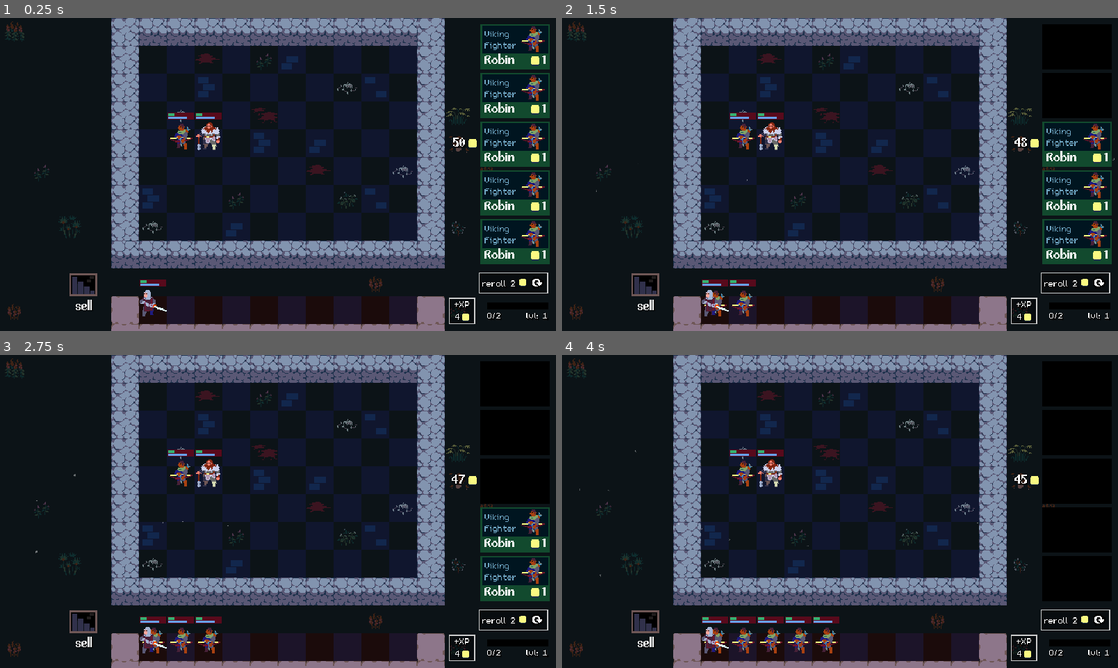
Above: before the commit, frames 1-4 (two rows, left to right).
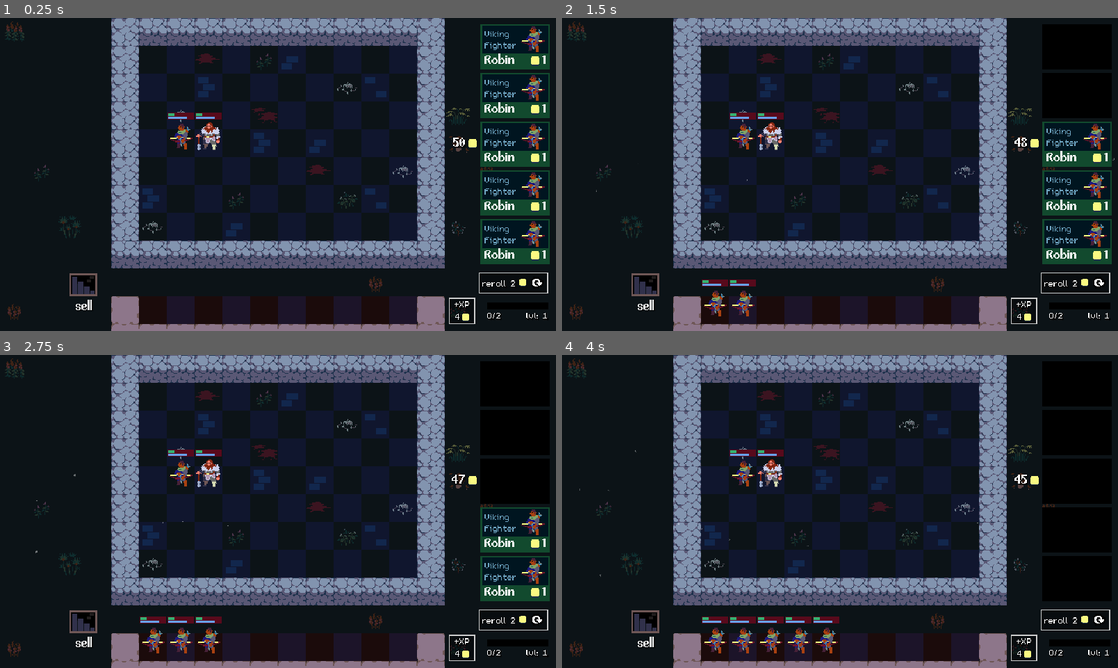
Above: after the commit, the same moments.

Repository: z-col/godot_autobattler
Game: Godot game, scene res://Scenes/Arena/Arena.tscn
Two runs of this game, one before a commit and one after it. Both use one fixed random seed, a clock stepped at 60 frames per second and the inputs below.
Inputs (mouse positions are in pixels of both pictures, inside the frame that each line leads up to):
- Up to frame 1 (0.25 s): no input
- Up to frame 2 (1.5 s): click (1079, 46) at 0.52 s; click (1079, 96) at 1.27 s
- Up to frame 3 (2.75 s): click (517, 480) at 2.02 s
- Up to frame 4 (4 s): click (1079, 530) at 2.77 s; click (1079, 577) at 3.52 s

The runs differ from the first frame. In frame 1, 0.3% of the frame differs, in the area x 25-30%, y 83-96%; in frame 2, 0.2%; in frame 3, 0.2%; in frame 4, 0.2%.

Commit message:
docs(UnitGrid): 更新 UnitGrid 类的文档和功能说明
增加了对 UnitGrid 类的详细描述，包括其用途、功能、属性说明、主要方法以及内部实现细节。更新了 `add_unit` 和 `remove_unit` 方法的说明，添加了 `_on_unit_tree_exited` 方法的描述。这些更改提供了更清晰的文档支持，帮助开发者更好地理解和使用该类。

在 `Arena.tscn` 中调整了单位节点的初始化位置和层级关系。移除了不必要的外部资源引用，优化了场景树的结构。确保了单位节点在正确的层级下实例化，并为每个单位节点分配了不同的位置和状态资源。这些调整提高了场景配置的清晰度和逻辑性。

Diff:
--- a/Components/UnitGrid.gd
+++ b/Components/UnitGrid.gd
@@ -1,10 +1,25 @@
-# UnitGrid 类用于管理一个网格状的单位分布。
+## UnitGrid：管理一个二维格子上的单位状态（用于 PlayArea）
 #
 # 功能：
-# - 维护一个单位的网格映射，支持添加、移除单位。
-# - 提供网格状态查询，例如检查某个格子是否被占用、网格是否已满。
-# - 支持获取所有单位或第一个空闲格子。
-# - 通过信号 unit_grid_changed 通知外部网格状态的变化。
+# - 维护一个网格（字典映射 tile -> unit），支持添加/移除单位并发出变更通知。
+# - 当单位从场景树移除时自动清理对应格子（通过监听单位的 tree_exited 信号）。
+# - 提供常用查询方法：判断格子是否被占用、查找第一个空位、判断网格是否已满，以及获取所有单位列表。
+#
+# 属性说明：
+# - size (Vector2i)：网格的宽高（格子数），用于初始化 `units` 字典的键。
+# - units (Dictionary)：存放 <Vector2i, Unit?> 的映射，表示每个格子当前的单位或为空（null）。
+# - signal unit_grid_changed：当网格内容修改时发出，供 UI 或父节点监听刷新。
+#
+# 主要方法：
+# - _ready(): 初始化 `units` 字典，填充所有格子键并设为 null。
+# - add_unit(tile, unit): 将单位放入指定格子，连接单位的 tree_exited 以便自动清理，并发出 unit_grid_changed。
+# - remove_unit(tile): 从格子移除单位并断开 tree_exited 连接，发出 unit_grid_changed。
+# - is_tile_occupied(tile): 返回格子是否被占用（非 null）。
+# - is_grid_full(): 如果所有格子都被占用则返回 true。
+# - get_first_empty_tile(): 返回第一个未被占用的格子坐标，若无返回 Vector2i(-1, -1)。
+# - get_all_units(): 返回当前所有非空的 Unit 数组。
+# - _on_unit_tree_exited(tile, unit): 内部回调，当单位从场景树移除时清理格子并发出变更信号。
+
 class_name UnitGrid extends Node2D
 
 
@@ -25,6 +40,7 @@
 
 func add_unit(tile: Vector2i, unit: Node) -> void:
 	units[tile] = unit
+	unit.tree_exited.connect(_on_unit_tree_exited.bind(unit, tile))
 	unit_grid_changed.emit()
 
 
@@ -34,6 +50,8 @@
 	if not unit:
 		return
 
+
+	unit.tree_exited.disconnect(_on_unit_tree_exited)
 	units[tile] = null
 	unit_grid_changed.emit()
 
@@ -61,3 +79,9 @@
 			unit_array.append(unit)
 
 	return unit_array
+
+
+func _on_unit_tree_exited(tile: Vector2i, unit: Unit) -> void:
+	if unit.is_queued_for_deletion():
+		units[tile] = null
+		unit_grid_changed.emit()
--- a/Scenes/Arena/Arena.tscn
+++ b/Scenes/Arena/Arena.tscn
@@ -7,7 +7,6 @@
 [ext_resource type="PackedScene" uid="uid://bqofbpnw3luvf" path="res://Scenes/Unit/Unit.tscn" id="4_fl7xt"]
 [ext_resource type="Script" uid="uid://dp0lhjdh3imff" path="res://Components/PlayArea.gd" id="4_ner4r"]
 [ext_resource type="Script" uid="uid://dqg6ly0laovvd" path="res://Components/TileHighlighter.gd" id="6_csujq"]
-[ext_resource type="Resource" uid="uid://c7vbpjgq3nhmk" path="res://Data/Units/Arthur.tres" id="8_bga1v"]
 [ext_resource type="Script" uid="uid://c3xbdeb7rqpeh" path="res://Components/UnitMover.gd" id="8_wcn2d"]
 [ext_resource type="Resource" uid="uid://bw1etn7y42nqm" path="res://Data/Units/Bjorn_test.tres" id="9_iyhve"]
 [ext_resource type="Resource" uid="uid://b5lk1wyo4fkxn" path="res://Data/Units/Robin.tres" id="9_ramf0"]
@@ -95,6 +94,14 @@
 highlight_layer = NodePath("../HighLight")
 tile = Vector2i(3, 0)
 
+[node name="Unit" parent="GameArea" instance=ExtResource("4_fl7xt")]
+position = Vector2(64, 96)
+state = ExtResource("9_iyhve")
+
+[node name="Unit2" parent="GameArea" instance=ExtResource("4_fl7xt")]
+position = Vector2(32, 96)
+state = ExtResource("9_ramf0")
+
 [node name="Bench" type="TileMapLayer" parent="." node_paths=PackedStringArray("unit_grid", "tile_highlighter")]
 position = Vector2(160, 320)
 tile_map_data = PackedByteArray("AAAAAAAAAAAAAAsAAAABAAAAAAAAAAcAAAACAAAAAAAAAAsAAAADAAAAAAAAAAcAAAAEAAAAAAAAAAsAAAAFAAAAAAAAAAcAAAAGAAAAAAAAAAsAAAAHAAAAAAAAAAcAAAAIAAAAAAAAAAsAAAAJAAAAAAAAAAcAAAA=")
@@ -119,17 +126,6 @@
 highlight_layer = NodePath("../HighLight")
 tile = Vector2i(3, 0)
 
-[node name="Unit" parent="Bench" instance=ExtResource("4_fl7xt")]
-state = ExtResource("8_bga1v")
-
-[node name="Unit" parent="." instance=ExtResource("4_fl7xt")]
-position = Vector2(224, 128)
-state = ExtResource("9_iyhve")
-
-[node name="Unit2" parent="." instance=ExtResource("4_fl7xt")]
-position = Vector2(192, 128)
-state = ExtResource("9_ramf0")
-
 [node name="UnitMover" type="Node" parent="." node_paths=PackedStringArray("play_areas")]
 script = ExtResource("8_wcn2d")
 play_areas = [NodePath("../GameArea"), NodePath("../Bench")]
Not shown: 1 places in Scenes/Arena/Arena.tscn that only renumber resources
